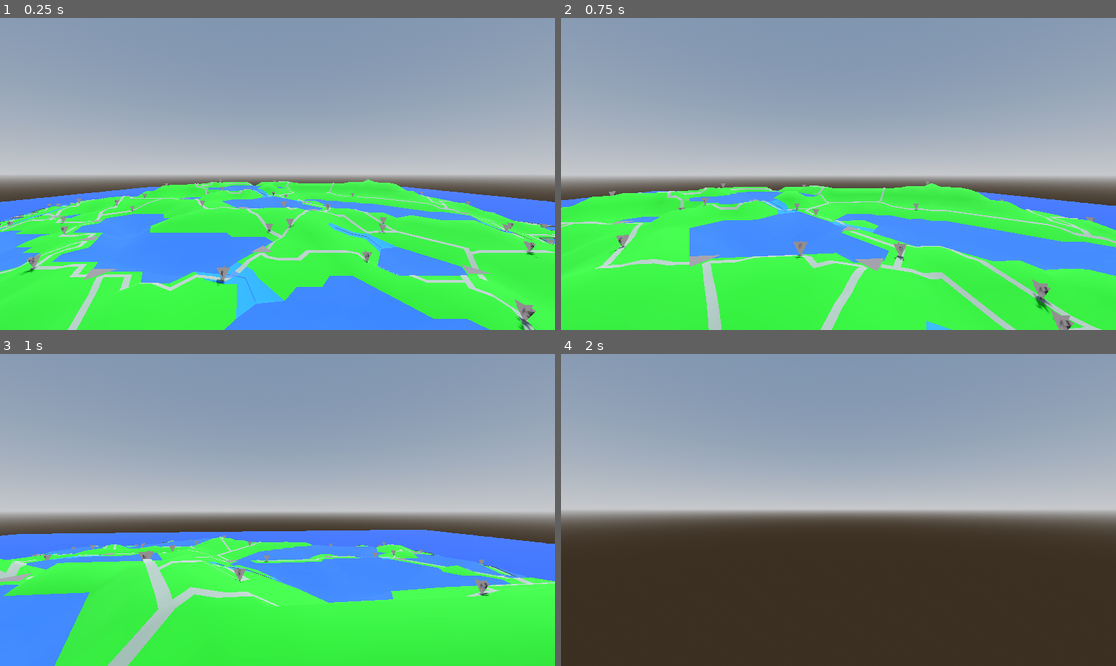
Above: before the commit, frames 1-4 (two rows, left to right).
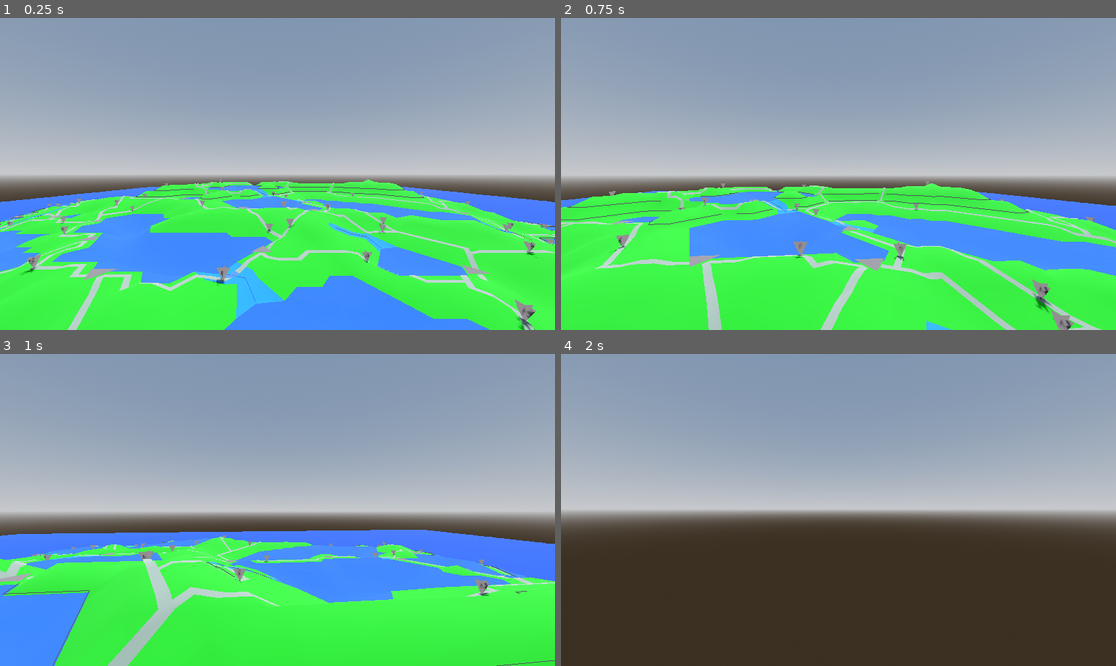
Above: after the commit, the same moments.

Repository: MichaelReel/Faster-Island-Generation
Game: Godot game, scene res://Main.tscn
The game is run twice, just before and just after one commit, with the same random seed, the same clock (stepped at 60 frames per second) and the same inputs.
Inputs (mouse positions are in pixels of both pictures, inside the frame that each line leads up to):
- Up to frame 1 (0.25 s): no input
- Up to frame 2 (0.75 s): tap Enter at 0.5 s; move the mouse to (866, 174) at 0.52 s; hold W (forward) from 0.53 s (still down)
- Up to frame 3 (1 s): keep holding W (forward)
- Up to frame 4 (2 s): keep holding W (forward); move the mouse to (810, 510) at 1.27 s

The runs differ from the first frame. In frame 1, 0.2% of the frame differs, in the area x 24-77%, y 53-59%; in frame 2, 0.3%, in the area x 0-85%, y 55-67%; in frame 3, 0.1%; in frame 4, nothing differs.

Commit message:
Added debug for the basic footprint of cliffs.

Diff:
--- a/island/generation/cliffs/CliffManager.gd
+++ b/island/generation/cliffs/CliffManager.gd
@@ -10,6 +10,7 @@
 var _material_lib: MaterialLib
 var _rng := RandomNumberGenerator.new()
 var _cliff_layer: CliffLayer
+var _cliff_line_mesh: CliffLineMesh
 
 func _init(
 	grid_manager: GridManager,
@@ -40,9 +41,17 @@
 		min_slope,
 	)
 
+	_cliff_line_mesh = CliffLineMesh.new(
+		_grid_manager.get_tri_cell_layer(),
+		_height_manager.get_height_layer(),
+		_cliff_layer
+	)
+
 func perform() -> void:
 	emit_signal("percent_complete", self, 0.0)
 	_cliff_layer.perform()
+	emit_signal("percent_complete", self, 50.0)
+	_cliff_line_mesh.perform()
 	emit_signal("percent_complete", self, 100.0)
 
 func get_progess_step() -> GlobalStageProgressStep:
@@ -53,4 +62,5 @@
 
 func get_mesh_dict() -> Dictionary:
 	return {
+		"cliff_bases": _cliff_line_mesh
 	}
--- a/island/generation/cliffs/geometry/CliffLayer.gd
+++ b/island/generation/cliffs/geometry/CliffLayer.gd
@@ -9,6 +9,7 @@
 var _min_slope: float
 var _point_cliff_top_cell_map: Dictionary = {}  # Dictionary[int, PackedInt32Array]
 var _edge_cliff_top_cell_ind_map: Dictionary = {}  # Edge key to cell index
+var _cliff_base_chains: Array[PackedInt32Array] = []
 
 func _init(
 	lake_layer: LakeLayer,
@@ -26,15 +27,18 @@
 	_min_slope = min_slope
 
 func perform() -> void:
-	_get_all_the_cliff_chains()
+	_get_all_the_cliff_base_chains()
 #	_setup_debug_draw()
 #	_split_grid_along_cliff_lines()
 #	_create_cliff_polygons()
 
+func get_cliff_base_lines() -> Array[PackedInt32Array]:
+	return _cliff_base_chains
+
 #func get_cliff_surfaces() -> Array[Array]:  # -> Array[Array[Triangle]]
 #	return _cliff_surface_triangles
 
-func _get_all_the_cliff_chains() -> void:
+func _get_all_the_cliff_base_chains() -> void:
 	"""
 	Identify and record likely places we can extend the landscape to create cliffs
 	Scan the above water cells for steep faces
@@ -81,10 +85,10 @@
 
 	print(chains)
 
-#	for chain in chains:
-#		# Only keep chains longer than 3 edges
-#		if len(chain) > 2:
-#			_cliff_chains.append(chain)
+	for chain in chains:
+		# Don't keep any chains that are too short to draw
+		if len(chain) > 3:
+			_cliff_base_chains.append(chain)
 
 func _put_cliff_point_top_cell(point_ind: int, cell_ind: int) -> void:
 	if point_ind in _point_cliff_top_cell_map.keys():
@@ -100,7 +104,7 @@
 #	return top_triangles
 
 #func _setup_debug_draw() -> void:
-#	for cliff_chain in _cliff_chains:
+#	for cliff_chain in _cliff_base_chains:
 #		# Setup the debug draw
 #		for i in range(len(cliff_chain)):
 #			var cliff_edge: Edge = cliff_chain[i]
@@ -115,7 +119,7 @@
 #	Separate the grid where the cliffs are located
 #	"""
 #	# This is likely to break so much stuff. This will be interesting.
-#	for cliff_chain in _cliff_chains:
+#	for cliff_chain in _cliff_base_chains:
 #		_cliff_vertex_chain_pairs.append(_split_grid_along_cliff_line(cliff_chain))
 
 #func _split_grid_along_cliff_line(cliff_chain: Array[Edge]) -> Array[Array]:  # -> Array[Array[Vertex]]
--- /dev/null
+++ b/island/generation/cliffs/mesh/CliffLineMesh.gd
@@ -0,0 +1,36 @@
+class_name CliffLineMesh
+extends ArrayMesh
+"""
+Mesh for height map portion of the island generation
+"""
+
+var _tri_cell_layer: TriCellLayer
+var _height_layer: HeightLayer
+var _cliff_layer: CliffLayer
+
+func _init(
+	tri_cell_layer: TriCellLayer,
+	height_layer: HeightLayer,
+	cliff_layer: CliffLayer
+) -> void:
+	_tri_cell_layer = tri_cell_layer
+	_height_layer = height_layer
+	_cliff_layer = cliff_layer
+
+func perform() -> void:
+	var surface_tool: SurfaceTool = SurfaceTool.new()
+	surface_tool.begin(Mesh.PRIMITIVE_LINES)
+
+	var cliff_base_lines: Array[PackedInt32Array] = _cliff_layer._cliff_base_chains
+	for cliff_as_point_indices in cliff_base_lines:
+		for cliff_index in range(len(cliff_as_point_indices) - 1):
+			var point_index_a = cliff_as_point_indices[cliff_index]
+			var point_index_b = cliff_as_point_indices[cliff_index + 1]
+
+			var vertex_a = _tri_cell_layer.get_point_as_vector3(point_index_a, _height_layer.get_point_height(point_index_a) + 0.05)
+			var vertex_b = _tri_cell_layer.get_point_as_vector3(point_index_b, _height_layer.get_point_height(point_index_b) + 0.05)
+
+			surface_tool.add_vertex(vertex_a)
+			surface_tool.add_vertex(vertex_b)
+
+	surface_tool.commit(self)
